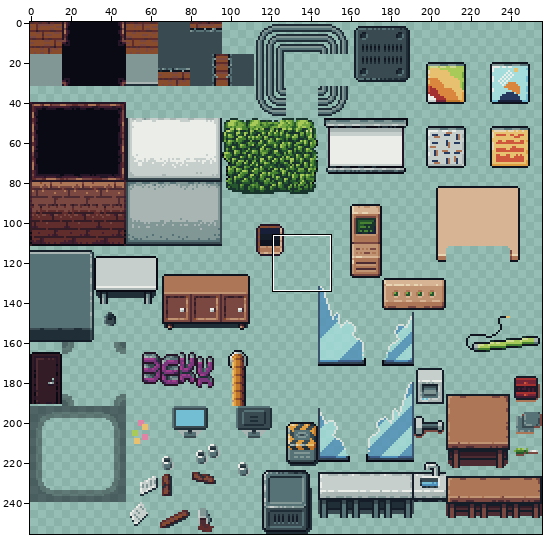
Sprite sheet -- tileset/tileset.png. Above, an overview of the earlier version with the close-up marked.
Close-up. Before the edit:
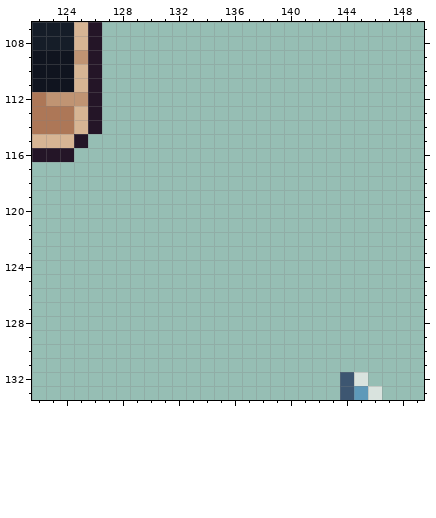
The file is 256x256 pixels. Shown: x 122..149, y 107..133.
New version:
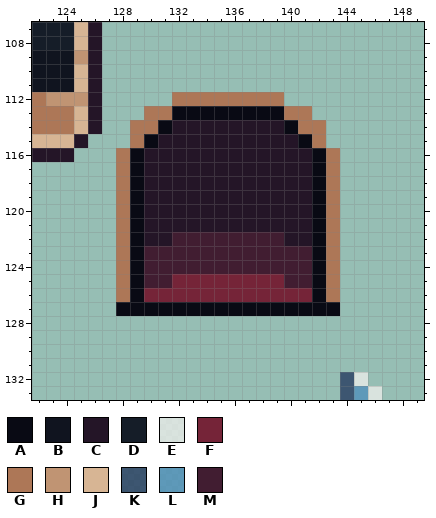
Palette (. is transparent): A #090a14  B #10141f  C #241527  D #151d28  E #ebede9c8  F #752438  G #ad7757  H #c09473  J #d7b594  K #253a5ec8  L #4f8fbac8  M #411d31
What changed:
Colour A is added in row 113 at x 132 to 139; in row 114 at x 131 and 140; in row 115 at x 130 and 141; in rows 116 to 126 at x 129 and 142; in row 127 at x 128 to 143.
Colour C is added in row 114 at x 132 to 139; in row 115 at x 131 to 140; in rows 116 to 121 at x 130 to 141; in row 122 at x 130 to 131 and 140 to 141.
Colour F is added in row 125 at x 132 to 139; in row 126 at x 130 to 141.
Colour G is added in row 112 at x 132 to 139; in row 113 at x 130 to 131 and 140 to 141; in row 114 at x 129 to 130 and 141 to 142; in row 115 at x 129 and 142; in rows 116 to 126 at x 128 and 143.
Colour M is added in row 122 at x 132 to 139; in rows 123 to 124 at x 130 to 141; in row 125 at x 130 to 131 and 140 to 141.
Pixel boxes of the changes (left, top, right, bottom) in both close-ups:
added: (116, 92, 340, 316)
